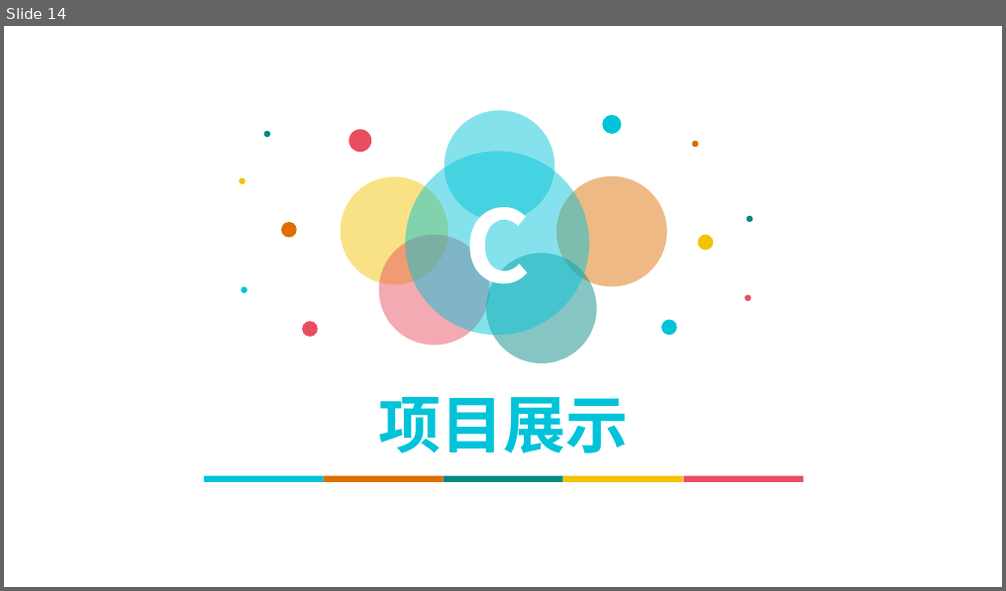
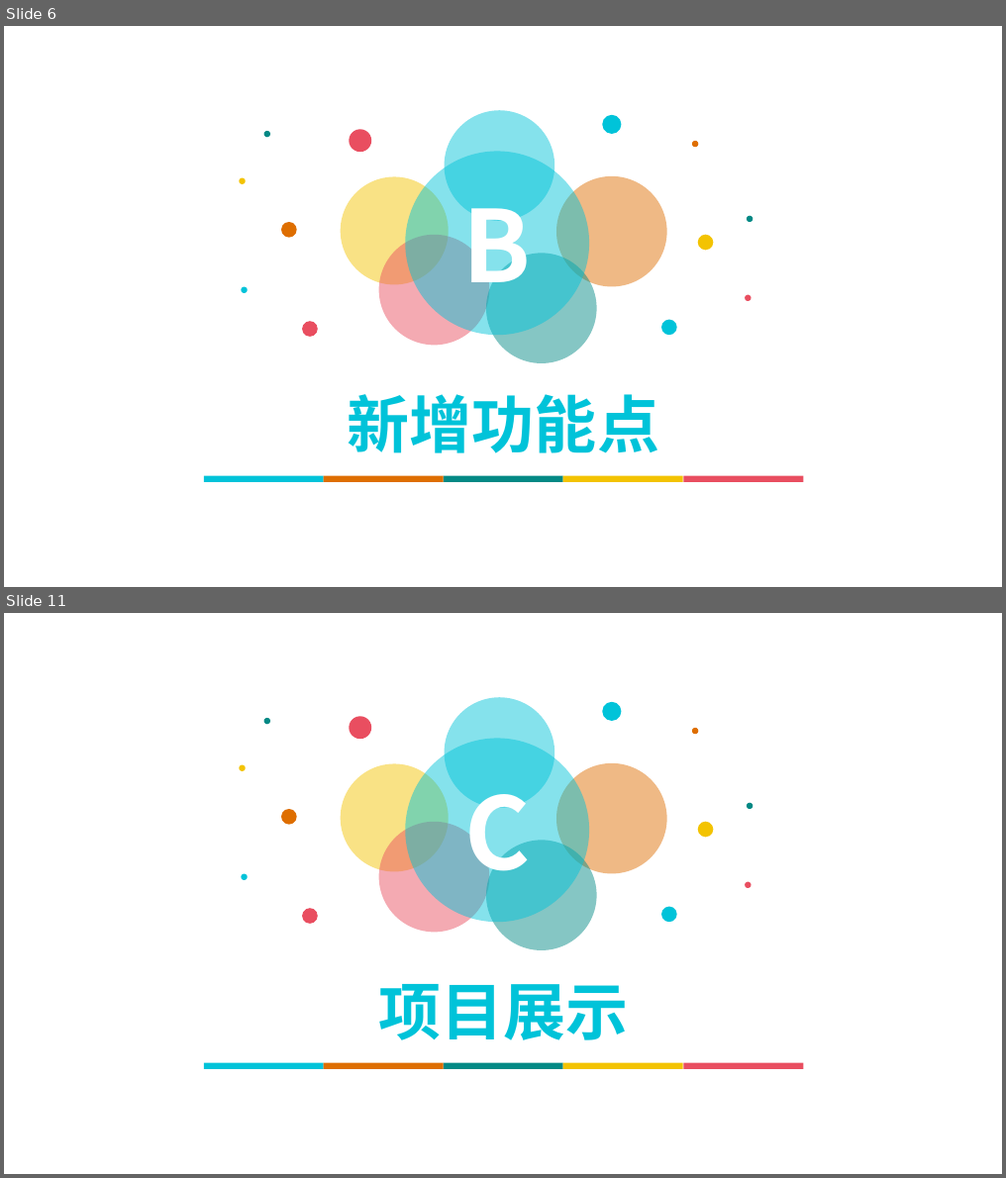
Before and after one commit to liuxiaoqian0724/7plusplus_Project, a slide deck: 2019大三下学期项目展示成果/青蓝家教.pptx. Shown one above the other, each under a label of ours: slide 14 before the commit, slides 6 and 11 after it; the slides between them are not shown. The pictures are 1006x591 and 1006x1178 pixels, drawn with LibreOffice and Linux fonts; fonts in the diff are those of the drawing; background and template pictures are left out. Boxes give left, top, right and bottom in pixels: in the first picture for what was removed or moved away, otherwise in the second. Text is boxed around its words. In the diff, an @@ line names an element or a change of style, - is before the commit and + after.

```diff
--- a/2019大三下学期项目展示成果/青蓝家教.pptx
+++ b/2019大三下学期项目展示成果/青蓝家教.pptx
@@ slide 6 added at <box>4,26,1002,587</box>, background picture (left out) @@
@@ ellipse added at <box>445,110,555,221</box>, fill #00C3D9 at 48% opacity @@
@@ ellipse added at <box>263,131,269,137</box>, fill #028985 @@
@@ ellipse added at <box>350,129,371,152</box>, fill #E94E60 @@
@@ ellipse added at <box>602,115,621,134</box>, fill #00C3D9 @@
@@ ellipse added at <box>692,141,698,147</box>, fill #DE6E00 @@
@@ ellipse added at <box>405,151,589,335</box>, fill #00C3D9 at 48% opacity, 96 pt, text #FFFFFF, bold @@
+B
@@ ellipse added at <box>239,178,245,184</box>, fill #F3C301 @@
@@ ellipse added at <box>341,177,448,285</box>, fill #F3C301 at 48% opacity @@
@@ ellipse added at <box>556,176,667,287</box>, fill #DE6E00 at 48% opacity @@
@@ ellipse added at <box>281,222,297,238</box>, fill #DE6E00 @@
@@ ellipse added at <box>746,216,752,222</box>, fill #028985 @@
@@ ellipse added at <box>379,235,490,346</box>, fill #E94E60 at 48% opacity @@
@@ ellipse added at <box>486,254,597,365</box>, fill #028985 at 48% opacity @@
@@ ellipse added at <box>698,235,714,251</box>, fill #F3C301 @@
@@ ellipse added at <box>242,287,248,293</box>, fill #00C3D9 @@
@@ ellipse added at <box>302,322,318,338</box>, fill #E94E60 @@
@@ ellipse added at <box>661,319,677,335</box>, fill #00C3D9 @@
@@ ellipse added at <box>746,294,751,301</box>, fill #E94E60 @@
@@ text added at <box>348,394,659,454</box>, 60 pt, text #00C3D9, bold @@
+新增功能点
@@ group added at <box>204,476,804,482</box>: 5 rectangles @@
@@ what was slide 14 is now slide 11 @@
```
Also in this commit, not shown: 4 slides changed, 5 other slides added, 12 slides removed, 6 other files.
